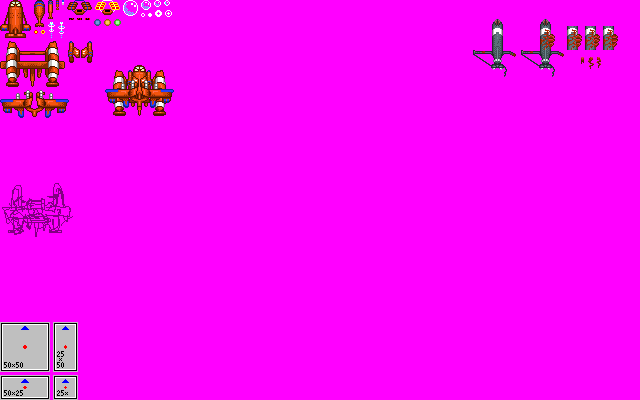
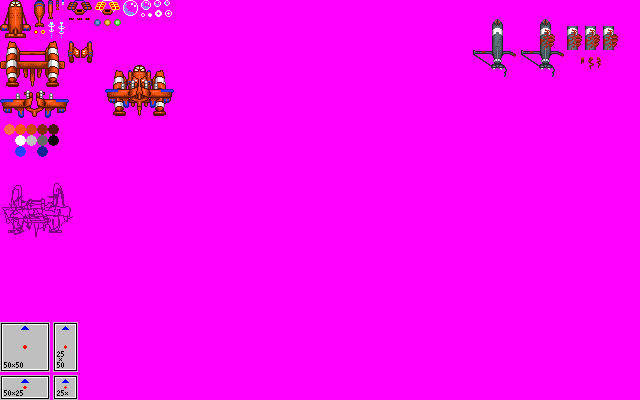
Layered file, before and after one edit (640px x 400px). Changes by layer:
added layer "Palette" above "Sprites" over [4,124,59,157]
